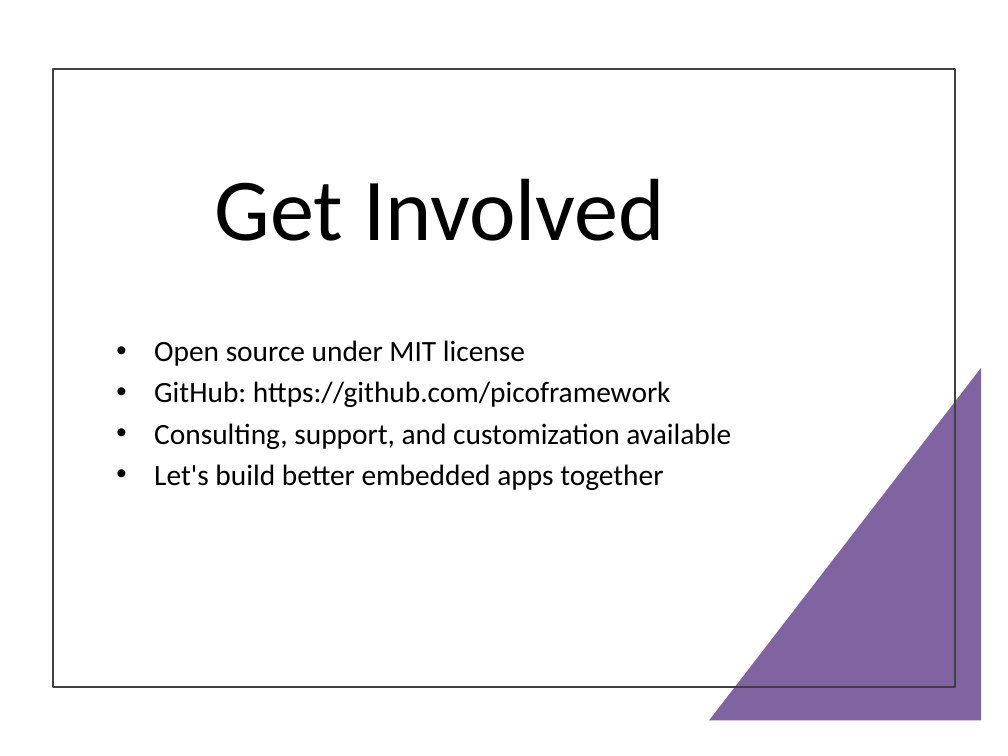
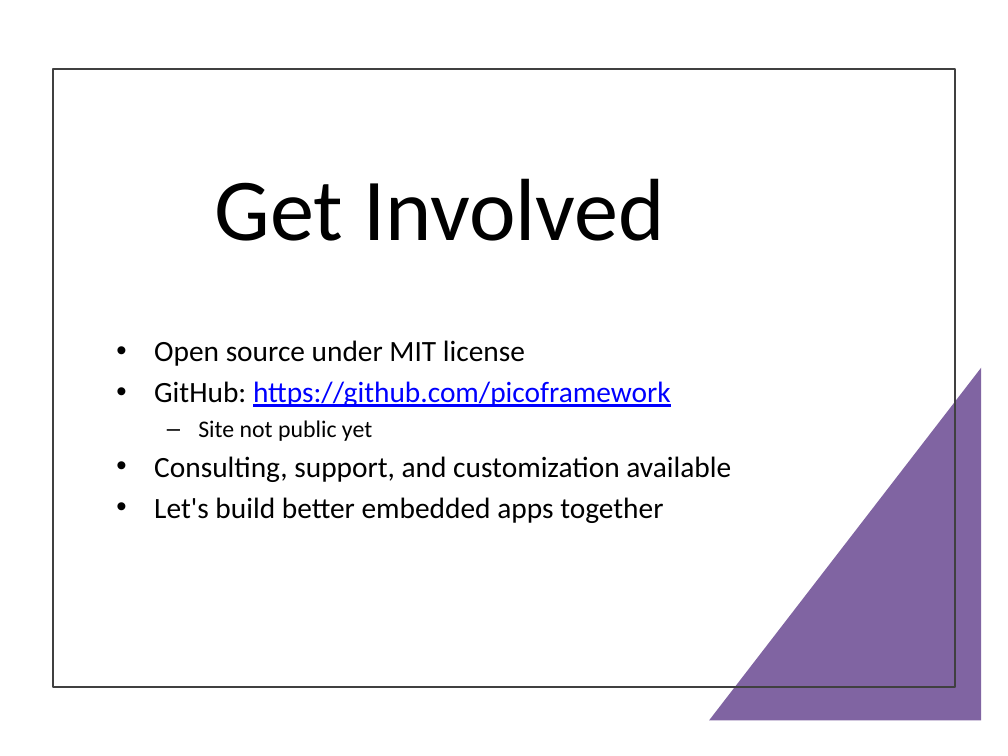
Before and after one commit to Pico-Framework/pico-framework, a slide deck: slide 25 of docs/picoframework_full_presentation_combined.pptx. Drawn at 1008x756 pixels with LibreOffice and Linux fonts; fonts in the diff are those of the drawing. Boxes give left, top, right and bottom in pixels: in the first picture for what was removed or moved away, otherwise in the second. Text is boxed around its words. In the diff, an @@ line names an element or a change of style, - is before the commit and + after.

```diff
--- a/docs/picoframework_full_presentation_combined.pptx
+++ b/docs/picoframework_full_presentation_combined.pptx
@@ text at [154,381,671,407]: text colour #000000 to #0000FF, underline on in "https://github.com/picoframework" @@
@@ text at [198,420,372,441]: paragraph added @@
+  – Site not public yet
```
Also in this commit, not shown: 9 other slides changed, 1 slide added, 3 slides removed, 3 other files.
